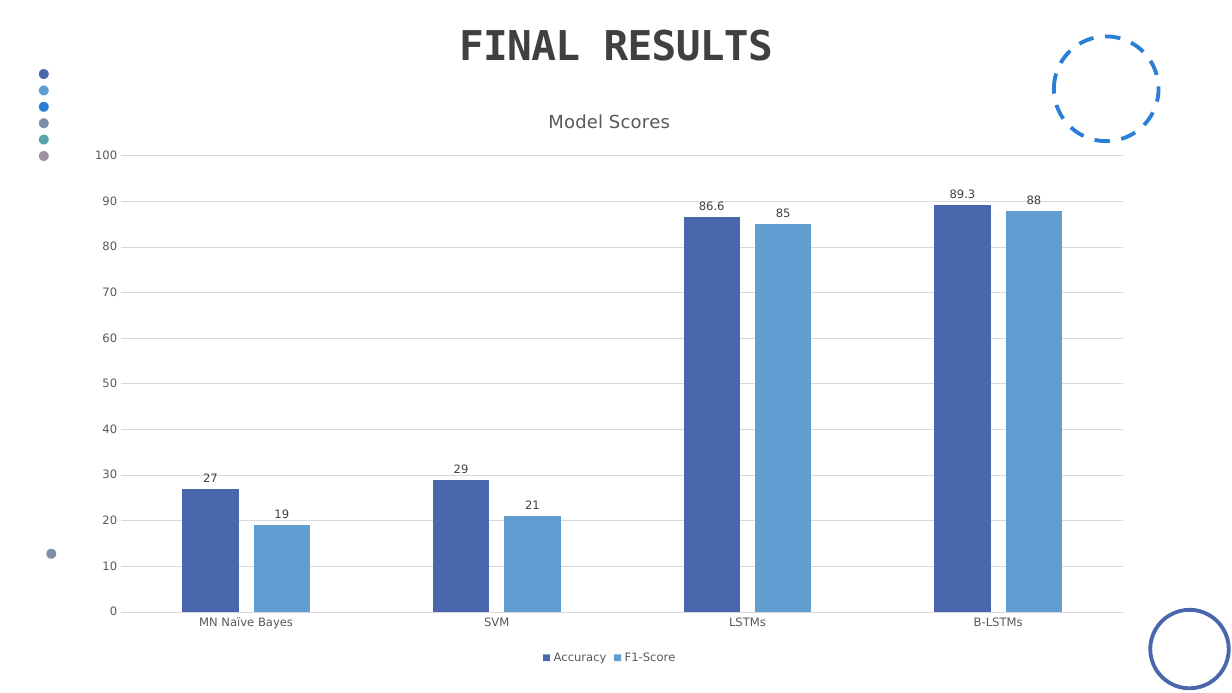
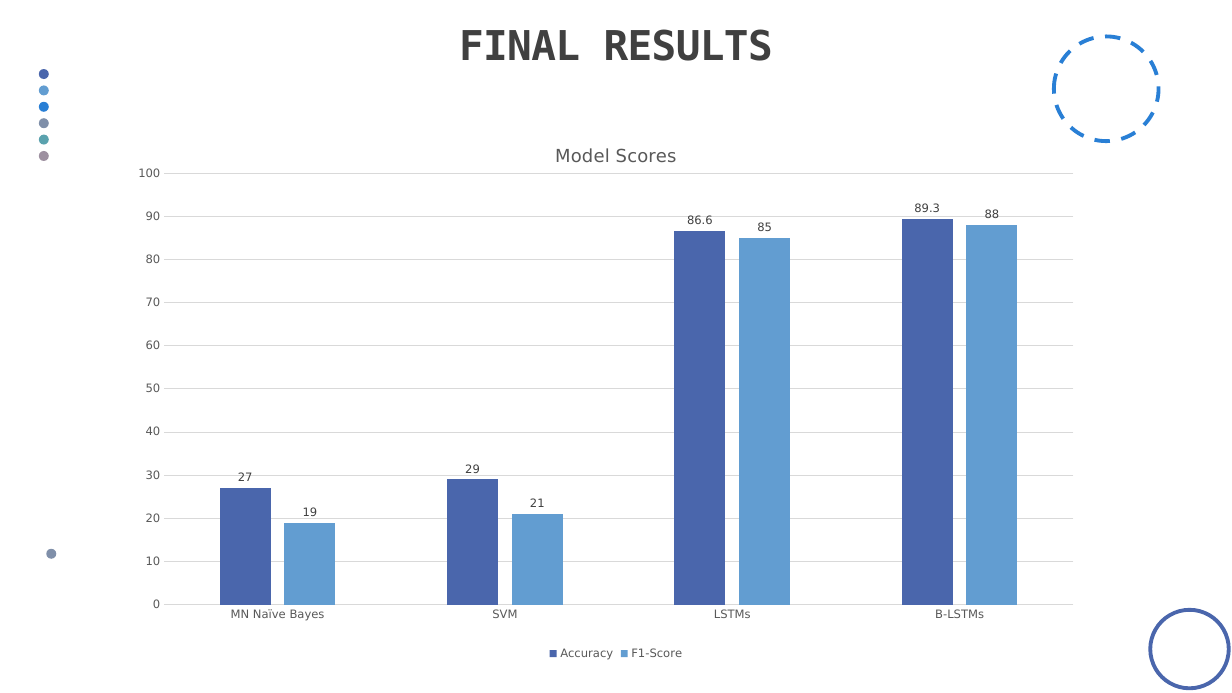
Before and after one commit to Defcon27/Emoji-Prediction-using-Deep-Learning, a slide deck: slide 27 of Docs/Presentation.pptx. Drawn at 1232x693 pixels with LibreOffice and Linux fonts; fonts in the diff are those of the drawing. Boxes give left, top, right and bottom in pixels: in the first picture for what was removed or moved away, otherwise in the second. Text is boxed around its words. In the diff, an @@ line names an element or a change of style, - is before the commit and + after.

```diff
--- a/Docs/Presentation.pptx
+++ b/Docs/Presentation.pptx
@@ column chart at [123,125,1110,665] @@
@@ plot area changed @@
@@ column chart: place and size @@
-column chart at [74,89,1145,668]
+column chart at [123,125,1110,665]
```
Also in this commit, not shown: 3 other slides changed.
